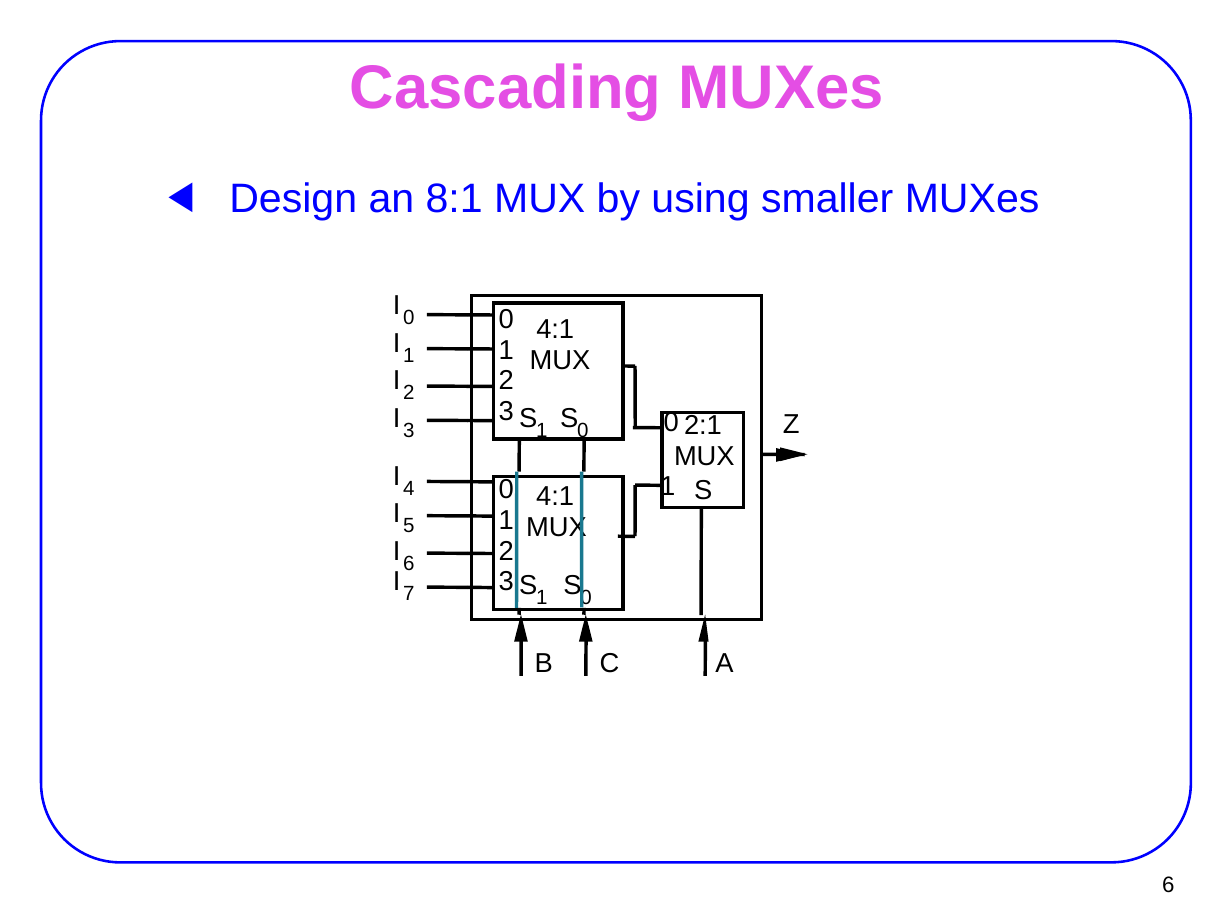
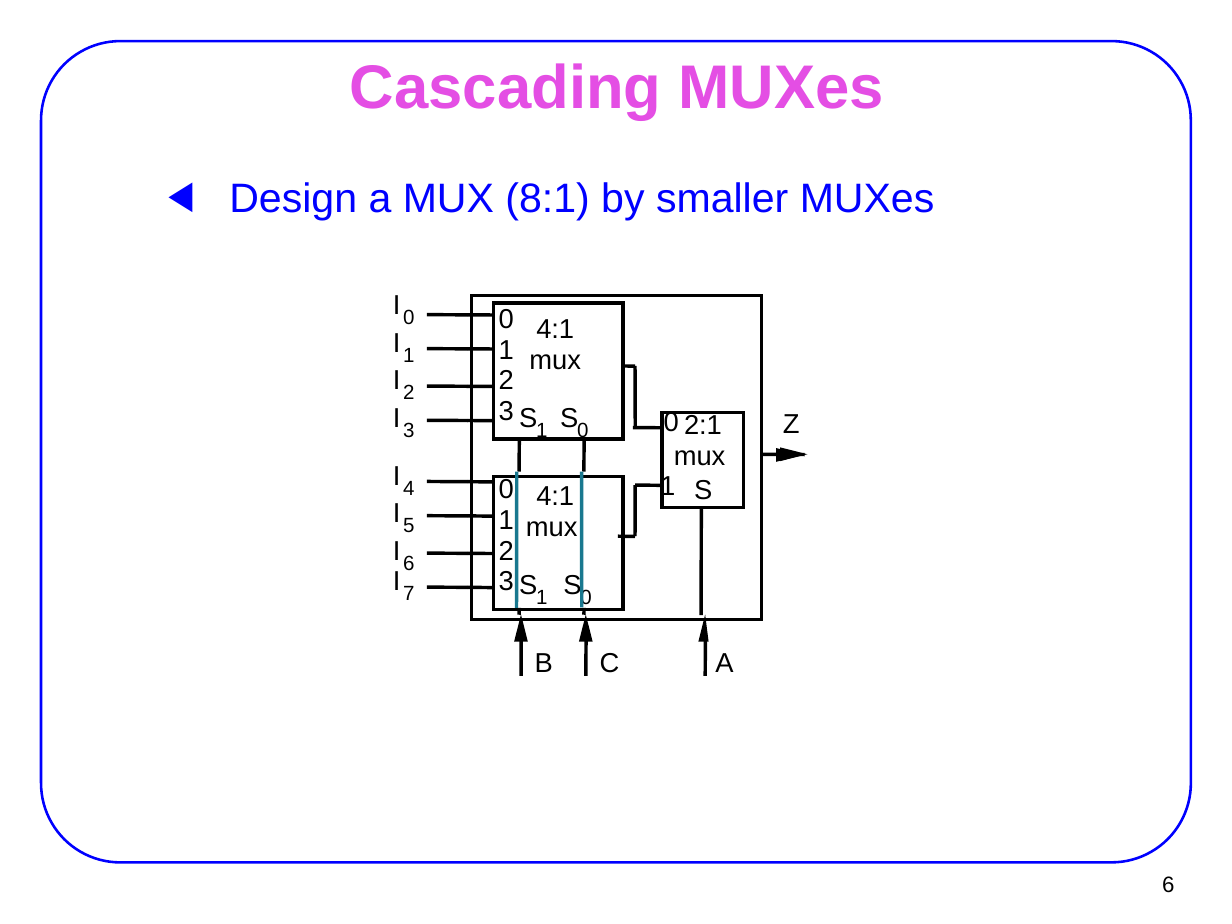
Before and after one commit to AUT-CE-Archive/AUT-CE-LC, a slide deck: slide 6 of Slides/07_mux.ppt. Drawn at 1232x924 pixels with LibreOffice and Linux fonts; fonts in the diff are those of the drawing; background and template pictures are left out. Boxes give left, top, right and bottom in pixels: in the first picture for what was removed or moved away, otherwise in the second. Text is boxed around its words. In the diff, an @@ line names an element or a change of style, - is before the commit and + after.

```diff
--- a/Slides/07_mux.ppt
+++ b/Slides/07_mux.ppt
@@ text at (x1=229, y1=182, x2=935, y2=220): text changed @@
-  ◀ Design an 8:1 MUX by using smaller MUXes
+  ◀ Design a MUX (8:1) by smaller MUXes
@@ text at (x1=529, y1=354, x2=581, y2=370): text changed @@
-MUX
+mux
@@ text at (x1=674, y1=450, x2=726, y2=466): text changed @@
-MUX
+mux
@@ text at (x1=526, y1=521, x2=578, y2=537): text changed @@
-MUX
+mux
```
Also in this commit, not shown: 13 other slides changed, 1 slide added, 1 slide removed, 31 other files.
